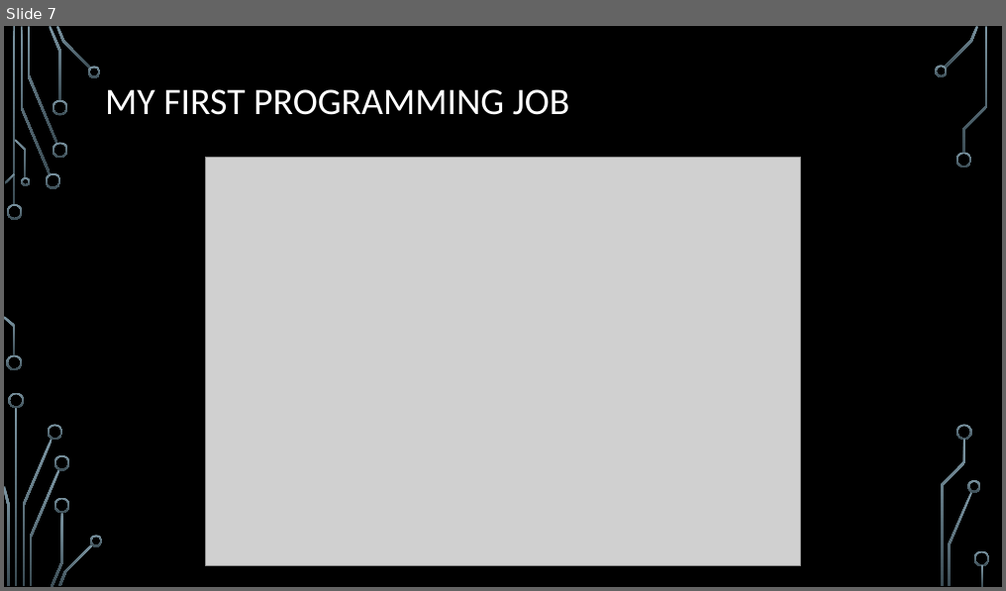
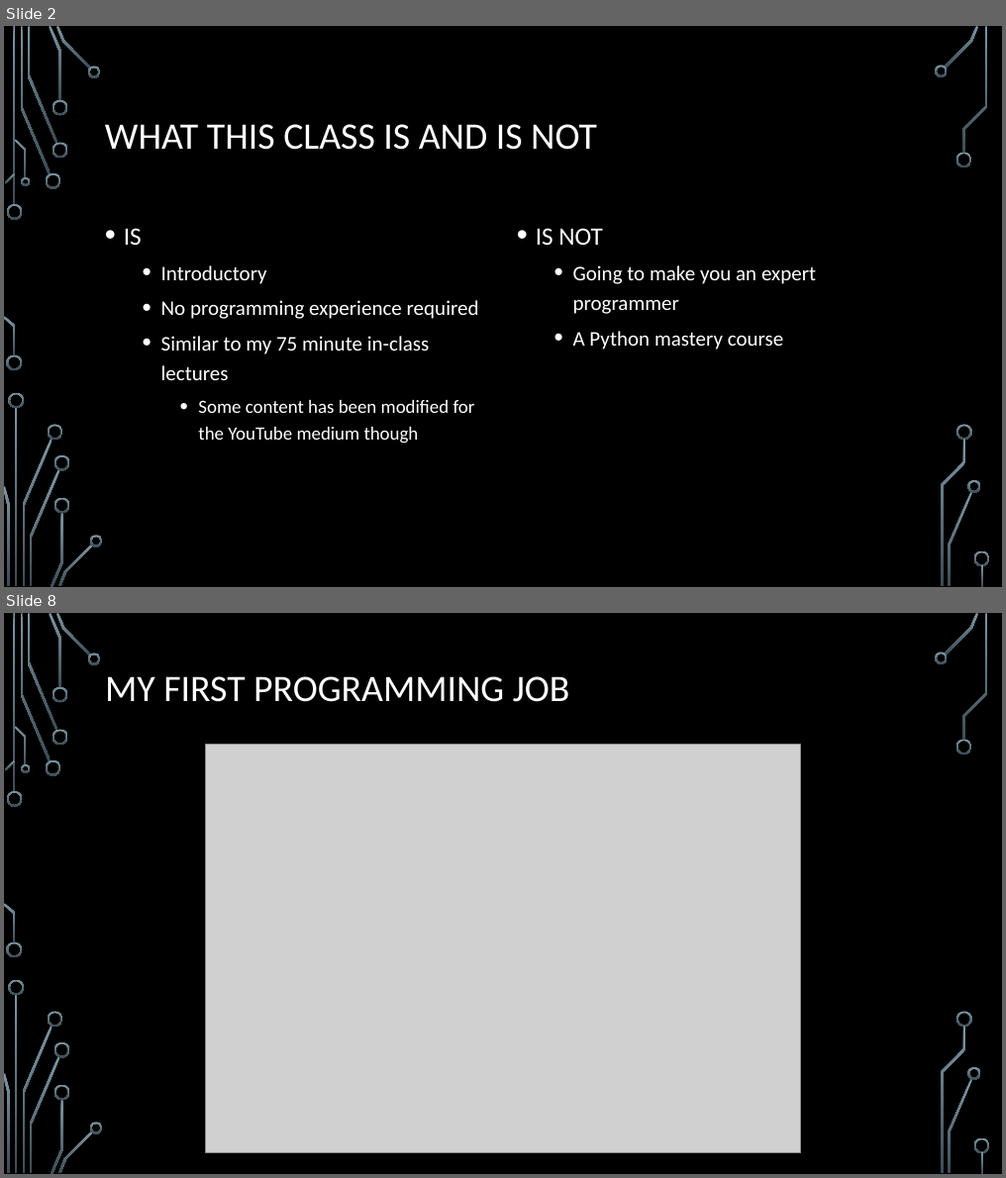
Before and after one commit to william-estes/youtube, a slide deck: lecture_1/Lecture_1.pptx. Shown one above the other, each under a label of ours: slide 7 before the commit, slides 2 and 8 after it; the slides between them are not shown. The pictures are 1006x591 and 1006x1178 pixels, drawn with LibreOffice and Linux fonts; fonts in the diff are those of the drawing; grey boxes stand for pictures; background and template pictures are left out. Boxes give left, top, right and bottom in pixels: in the first picture for what was removed or moved away, otherwise in the second. Text is boxed around its words. In the diff, an @@ line names an element or a change of style, - is before the commit and + after.

```diff
--- a/lecture_1/Lecture_1.pptx
+++ b/lecture_1/Lecture_1.pptx
@@ slide 2 added at (4, 26, 1002, 587), background picture (left out); not listed: 36 template elements that a slide beside it also shows @@
@@ title added at (105, 124, 597, 150), 36 pt, text #FFFFFF @@
+WHAT THIS CLASS IS AND IS NOT
@@ text added at (124, 228, 479, 444), 20 pt, text #FFFFFF @@
+• IS
+  • Introductory
+  • No programming experience required
+  • Similar to my 75 minute in-class lectures
+    • Some content has been modified for the YouTube medium though
@@ text added at (536, 228, 816, 350), 20 pt, text #FFFFFF @@
+• IS NOT
+  • Going to make you an expert programmer
+  • A Python mastery course
@@ what was slide 7 is now slide 8 @@
```
Also in this commit, not shown: 7 slides changed, 2 other slides added, 1 other file.
